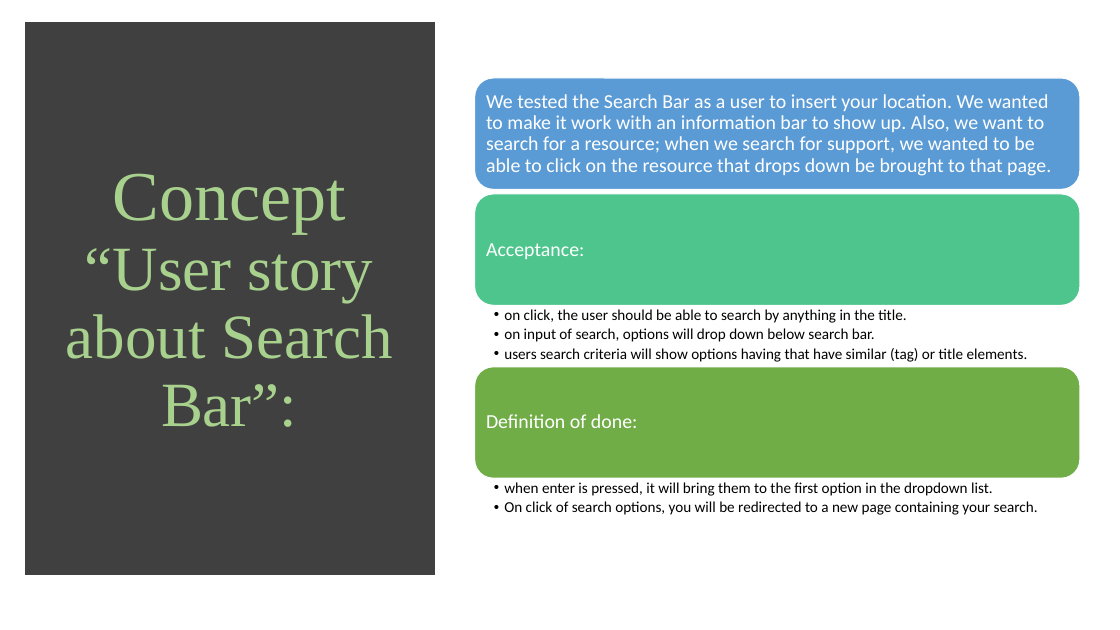
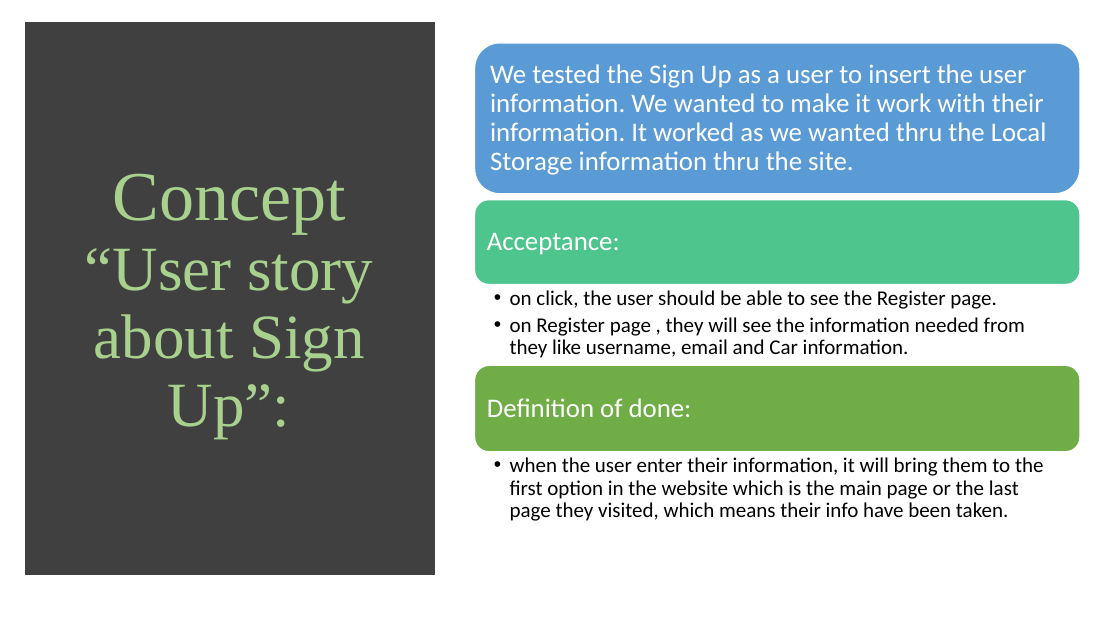
Before and after one commit to Yousiadel/Park-Me-Site, a slide deck: slide 5 of Project 1 for Group2 Parking Site.pptx. Drawn at 1120x630 pixels with LibreOffice and Linux fonts; fonts in the diff are those of the drawing. Boxes give left, top, right and bottom in pixels: in the first picture for what was removed or moved away, otherwise in the second. Text is boxed around its words. In the diff, an @@ line names an element or a change of style, - is before the commit and + after.

```diff
--- a/Project 1 for Group2 Parking Site.pptx
+++ b/Project 1 for Group2 Parking Site.pptx
@@ rounded rectangle: place and size @@
-rounded rectangle at (475,78,1081,190)
+rounded rectangle at (475,43,1081,194)
@@ text at (490,64,1047,175): text changed; size 17 to 23 pt @@
-We tested the Search Bar as a user to insert your location. We wanted to make it work with an information bar to show up. Also, we want to search for a resource; when we search for support, we wanted to be able to click on the resource that drops down be brought to that page.
+We tested the Sign Up as a user to insert the user information. We wanted to make it work with their information. It worked as we wanted thru the Local Storage information thru the site.
@@ title at (85,173,373,438): text changed @@
-Concept “User story about Search Bar”:
+Concept “User story about Sign Up”:
@@ rounded rectangle: place and size @@
-rounded rectangle at (475,194,1081,306)
+rounded rectangle at (475,200,1081,285)
@@ text "Acceptance:" at (487,233,620,255): size 17 to 23 pt; more space between paragraphs @@
@@ text at (510,290,1025,358): text changed; size 13 to 18 pt @@
-  • on click, the user should be able to search by anything in the title.
-  • on input of search, options will drop down below search bar.
-  • users search criteria will show options having that have similar (tag) or title elements.
+  • on click, the user should be able to see the Register page.
+  • on Register page , they will see the information needed from they like username, email and Car information.
@@ rounded rectangle: place and size @@
-rounded rectangle at (475,367,1081,479)
+rounded rectangle at (475,365,1081,452)
@@ text "Definition of done:" at (487,398,692,417): size 17 to 23 pt; more space between paragraphs @@
@@ text at (510,457,1043,521): text changed; size 13 to 18 pt @@
-  • when enter is pressed, it will bring them to the first option in the dropdown list.
-  • On click of search options, you will be redirected to a new page containing your search.
+  • when the user enter their information, it will bring them to the first option in the website which is the main page or the last page they visited, which means their info have been taken.
```
Also in this commit, not shown: 7 other slides changed.
